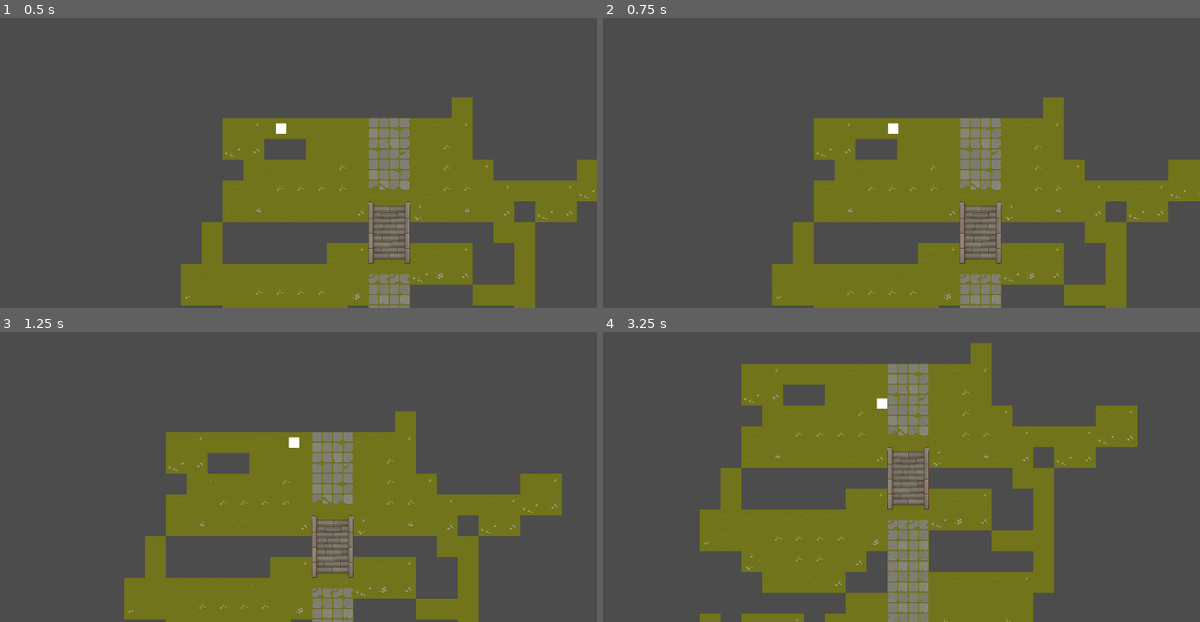
Above: before the commit, frames 1-4 (two rows, left to right).
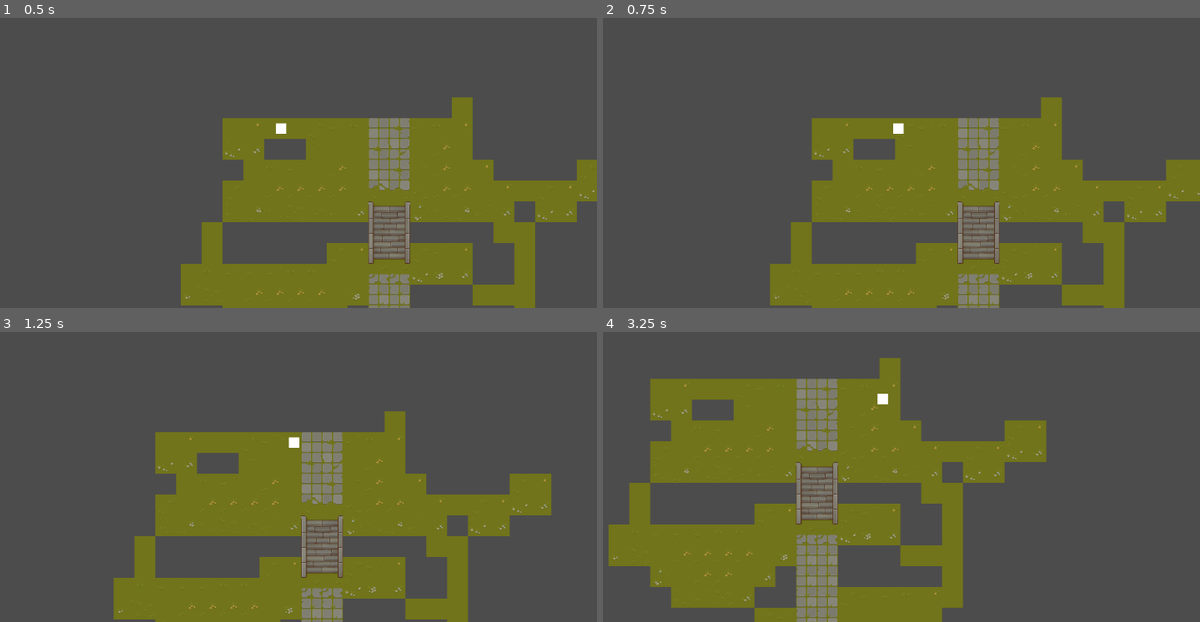
Above: after the commit, the same moments.

Repository: IndieGameDev4Real/Bofa2
Game: Godot game, scene res://scenes/levels/main.tscn
Same seed, same stepped clock (60 frames per second), same inputs: the game is played once before the commit and once after it.
Inputs:
- Up to frame 1 (0.5 s): no input
- Up to frame 2 (0.75 s): hold D (move_right) from 0.53 s (still down); tap Space (roll) at 0.6 s
- Up to frame 3 (1.25 s): keep holding D (move_right)
- Up to frame 4 (3.25 s): release D (move_right) at 1.28 s; hold S (move_down) 1.28-2.03 s; tap Space (roll) at 1.35, 2.1, 2.85 s; hold D (move_right) 2.03-2.78 s; hold W (move_up) from 2.78 s (still down)

Frame 1 is identical in both runs. In frame 2, 2.8% of the frame differs, in the area x 27-100%, y 27-100%; in frame 3, 7.2%; in frame 4, 38%, in the area x 0-90%, y 3-100%.

Commit message:
rolls can now be started mid movment, and continue until they are finished

Diff:
--- a/scenes/objects/Player.gd
+++ b/scenes/objects/Player.gd
@@ -5,6 +5,8 @@
 export var MAX_SPEED := 150
 export var ROLL_SPEED := 300
 export var FRICTION := 500
+
+var roll_timer = -1
 
 enum { MOVE,
 	ROLL,
@@ -32,14 +34,18 @@
 			pass
 
 
+func get_dir():
+	return Vector2(
+		Input.get_action_strength("move_right") - Input.get_action_strength("move_left"),
+		Input.get_action_strength("move_down") - Input.get_action_strength("move_up")
+	).normalized()
+
 func move_state(delta):
-	var input_vector = Vector2.ZERO
-	input_vector.x = Input.get_action_strength("move_right") - Input.get_action_strength("move_left")
-	input_vector.y = Input.get_action_strength("move_down") - Input.get_action_strength("move_up")
-	input_vector = input_vector.normalized()
+	var input_vector = get_dir()
+
 	if input_vector != Vector2.ZERO:
 		roll_vector = input_vector
-		velocity = velocity.move_toward(input_vector * MAX_SPEED, ACCELERATION * 9)
+		velocity = velocity.move_toward(input_vector * MAX_SPEED, ACCELERATION * delta * 9)
 		pass
 	else:
 		velocity = velocity.move_toward(Vector2.ZERO, FRICTION * delta)
@@ -51,9 +57,16 @@
 		state = ROLL
 
 func roll_state(delta):
-	velocity = roll_vector * ROLL_SPEED
+	if roll_timer == -1:
+		velocity = roll_vector * ROLL_SPEED
+		roll_timer = 0.4
+	elif roll_timer == 0:
+		roll_timer = -1
+		state = MOVE
+	else:
+		roll_timer = max(roll_timer - delta, 0)
+		velocity = velocity.move_toward(Vector2.ZERO, FRICTION * delta)
 	move()
-	state = MOVE
 
 func attack_state(delta):
 	pass
